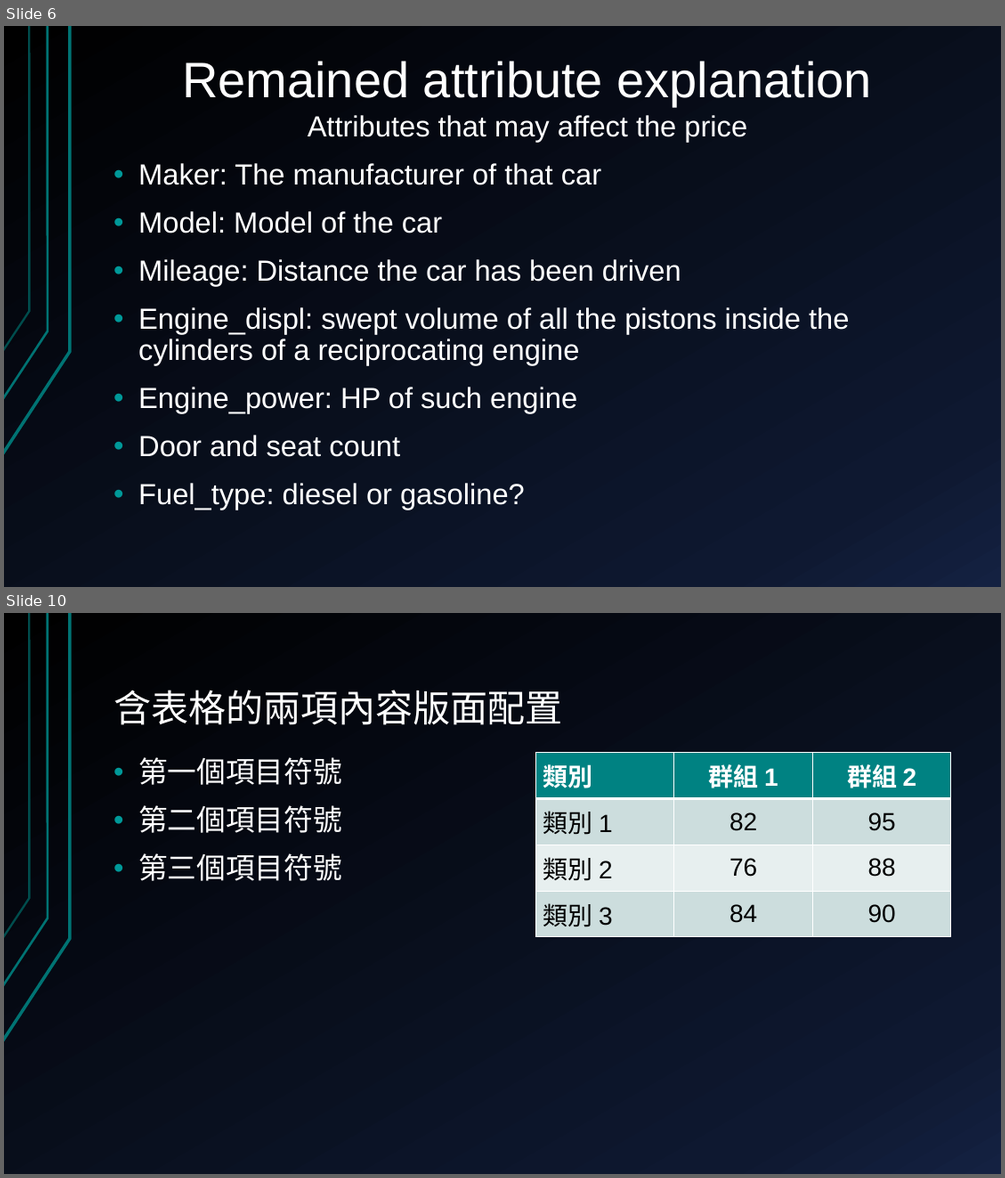
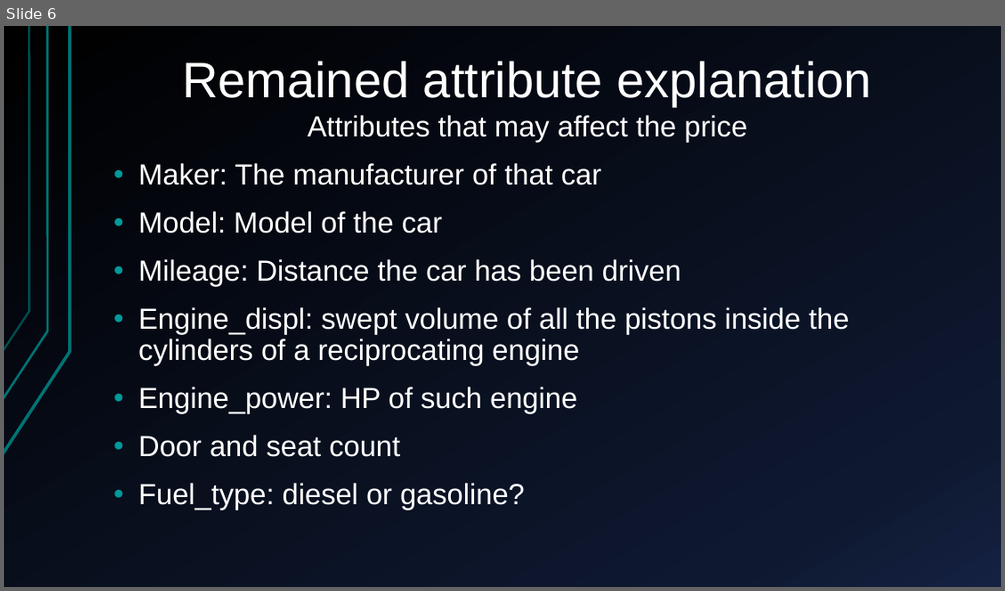
Before and after one commit to Alfons0329/Machine_Learning_Fall_2017, a slide deck: Final_proj/Presentation.pptx. Shown one above the other, each under a label of ours: slides 6 and 10 before the commit, slide 6 after it; the slides between them are not shown. The pictures are 1005x1178 and 1005x591 pixels, drawn with LibreOffice and Linux fonts; fonts in the diff are those of the drawing. Boxes give left, top, right and bottom in pixels: in the first picture for what was removed or moved away, otherwise in the second. Text is boxed around its words. In the diff, an @@ line names an element or a change of style, - is before the commit and + after.

```diff
--- a/Final_proj/Presentation.pptx
+++ b/Final_proj/Presentation.pptx
@@ slide 10 removed at [4,613,1001,1174], background gradient #000000 to #0F1931 to #142242; not listed: 3 template elements that a slide beside it also shows @@
@@ title removed at [113,690,562,725] @@
-含表格的兩項內容版面配置
@@ text removed at [138,757,341,881] @@
-• 第一個項目符號
-• 第二個項目符號
-• 第三個項目符號
@@ table removed at [535,753,951,938], 4 rows, 3 columns @@
-類別 | 群組 1 | 群組 2
-類別 1 | 82 | 95
-類別 2 | 76 | 88
-類別 3 | 84 | 90
```
Also in this commit, not shown: 2 slides changed, 4 slides added, 8 other slides removed.
